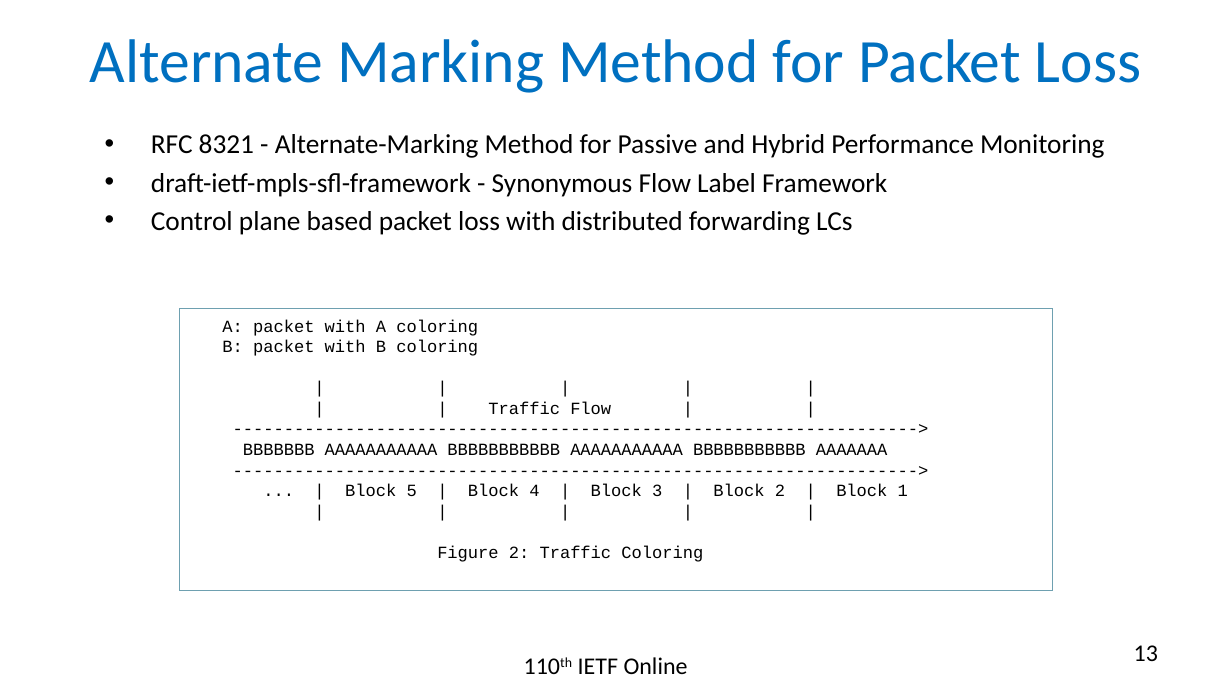
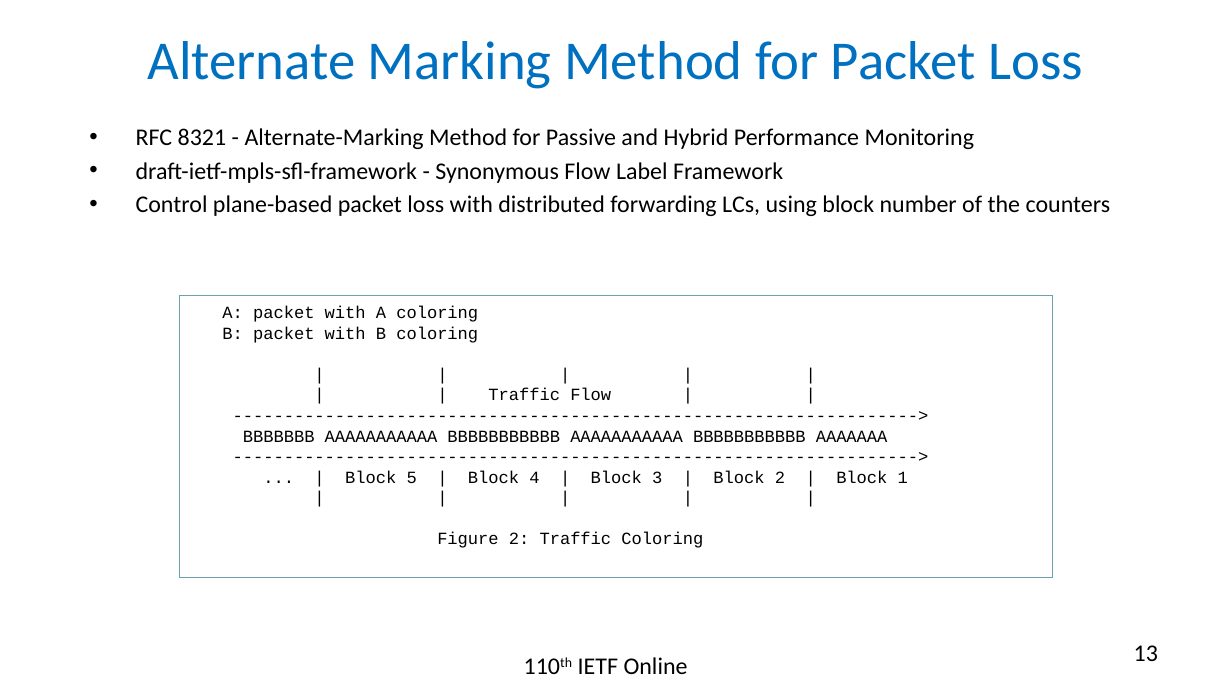
Before and after one commit to rakgandhi/ietf-slides, a slide deck: slide 13 of draft-gandhi-ippm-stamp-srpm-01.pptx. Drawn at 1232x693 pixels with LibreOffice and Linux fonts; fonts in the diff are those of the drawing. Boxes give left, top, right and bottom in pixels: in the first picture for what was removed or moved away, otherwise in the second. Text is boxed around its words. In the diff, an @@ line names an element or a change of style, - is before the commit and + after.

```diff
--- a/draft-gandhi-ippm-stamp-srpm-01.pptx
+++ b/draft-gandhi-ippm-stamp-srpm-01.pptx
@@ title "Alternate Marking Method for Packet ..." at (148,41,1083,89): size 36 to 32 pt @@
@@ text "RFC 8321 - Alternate-Marking Method ...": place and size @@
-text "RFC 8321 - Alternate-Marking Method ..." at (151,134,1105,235)
+text "RFC 8321 - Alternate-Marking Method ..." at (136,128,1111,216)
@@ text at (136,128,974,183): size 16 to 14 pt in "RFC 8321 - Alternate-Marking Method for Passive ...", "draft-ietf-mpls-sfl-framework - Synonymous Flow Label Framew ..." @@
@@ text at (136,195,1111,216): text changed; size 16 to 14 pt @@
-• Control plane based packet loss with distributed forwarding LCs
+• Control plane-based packet loss with distributed forwarding LCs, using block number of the counters
@@ rectangle "A: packet with A coloring": place and size @@
-rectangle "A: packet with A coloring" at (180,309,1052,591)
+rectangle "A: packet with A coloring" at (180,296,1052,578)
```
Also in this commit, not shown: 2 other slides changed, 1 other file.
